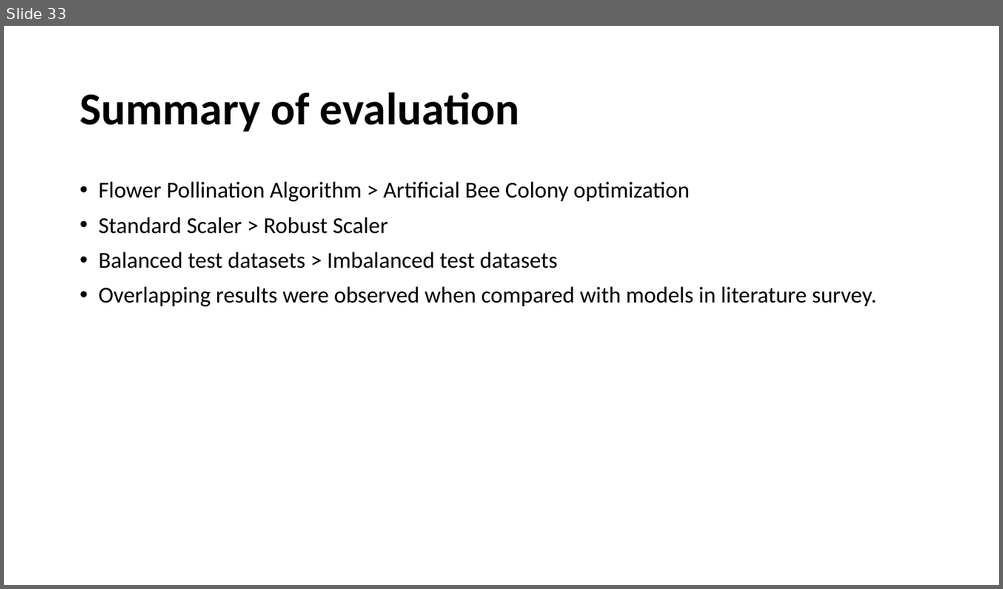
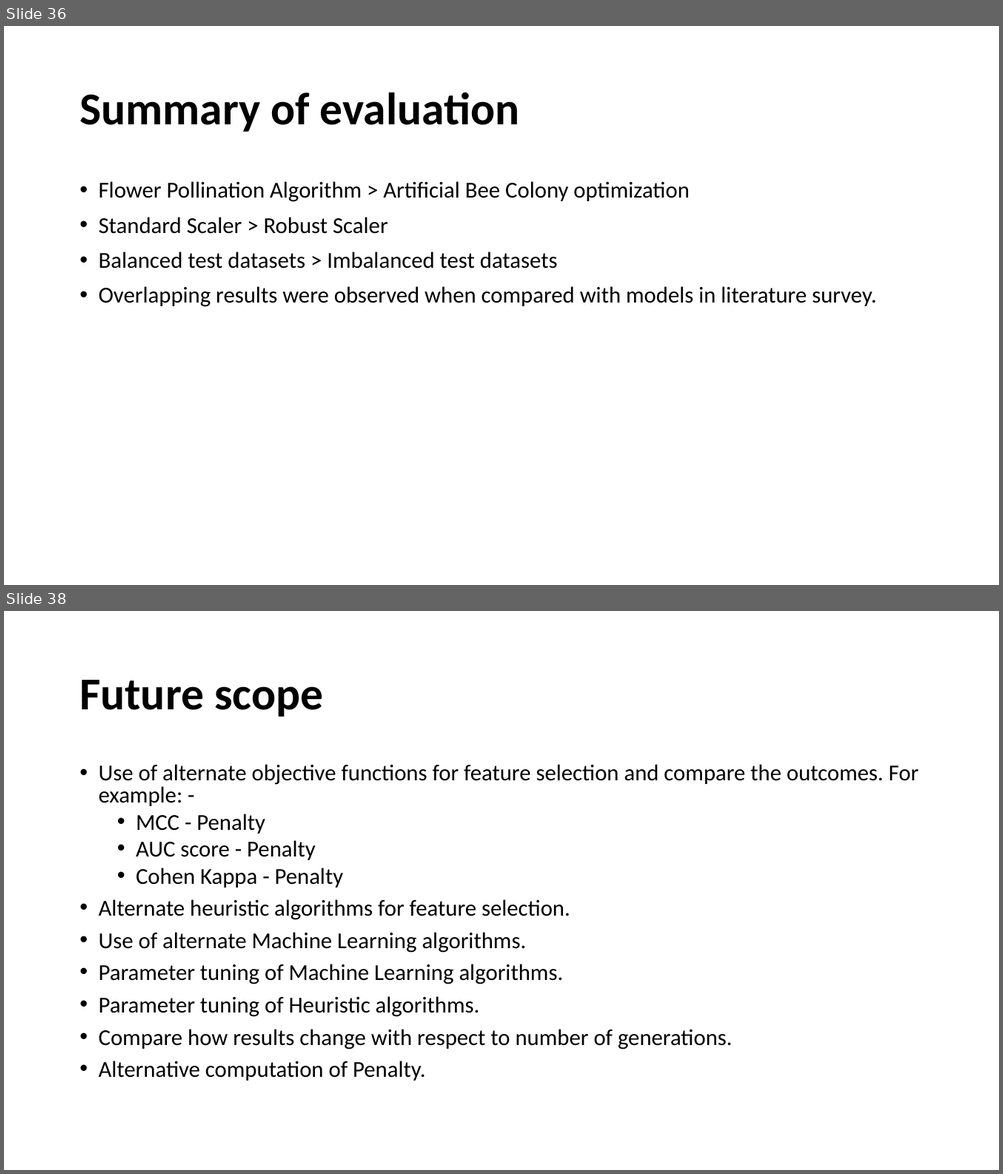
Before and after one commit to taruchit/BITS_dissertation, a slide deck: Documentation/Final_document/To Establish Baseline for Threat Detection.pptx. Shown one above the other, each under a label of ours: slide 33 before the commit, slides 36 and 38 after it; the slides between them are not shown. The pictures are 1003x589 and 1003x1174 pixels, drawn with LibreOffice and Linux fonts; fonts in the diff are those of the drawing. Boxes give left, top, right and bottom in pixels: in the first picture for what was removed or moved away, otherwise in the second. Text is boxed around its words. In the diff, an @@ line names an element or a change of style, - is before the commit and + after.

```diff
--- a/Documentation/Final_document/To Establish Baseline for Threat Detection.pptx
+++ b/Documentation/Final_document/To Establish Baseline for Threat Detection.pptx
@@ slide 38 added at (4,611,999,1170), background #FFFFFF @@
@@ title added at (79,680,323,717), 44 pt, text #000000, bold @@
+Future scope
@@ text added at (99,764,919,1081), 22 pt, text #000000 @@
+• Use of alternate objective functions for feature selection and compare the outcomes. For example: -
+  • MCC - Penalty
+  • AUC score - Penalty
+  • Cohen Kappa - Penalty
+• Alternate heuristic algorithms for feature selection.
+• Use of alternate Machine Learning algorithms.
+• Parameter tuning of Machine Learning algorithms.
+• Parameter tuning of Heuristic algorithms.
+• Compare how results change with respect to number of generations.
+• Alternative computation of Penalty.
@@ what was slide 33 is now slide 36 @@
```
Also in this commit, not shown: 6 slides changed, 44 other slides added.
